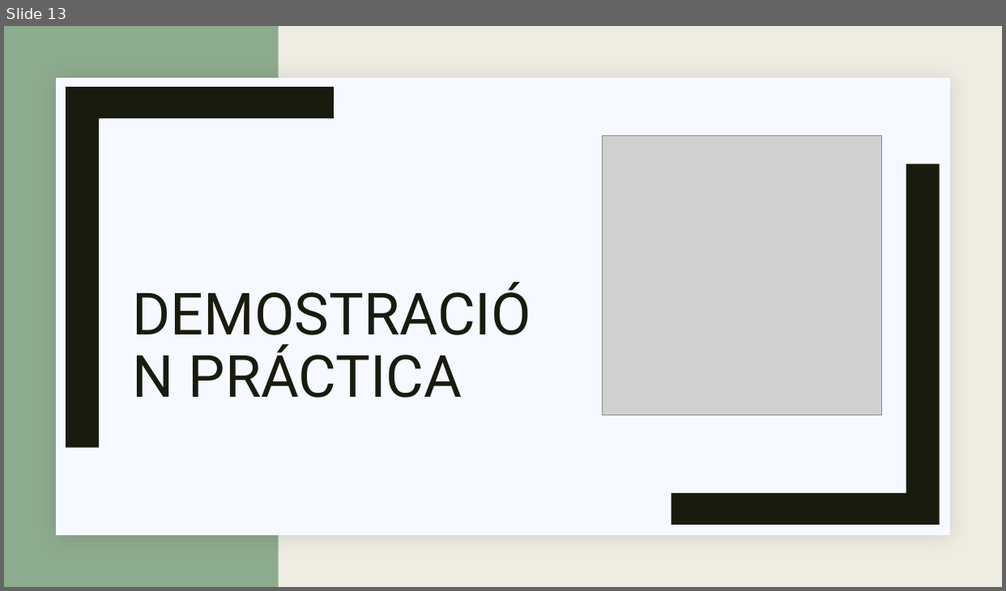
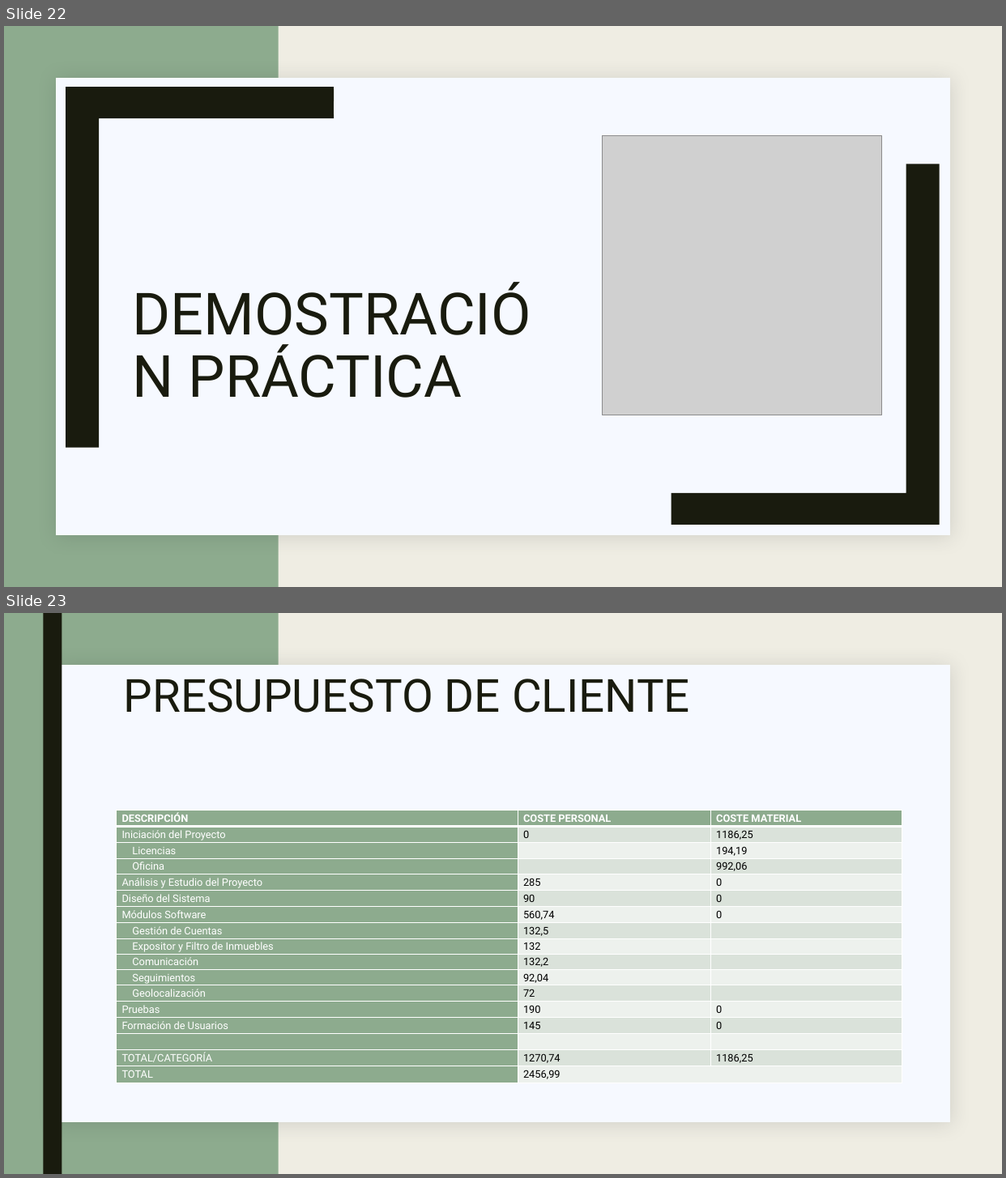
Before and after one commit to golmenero/tfg_inmobiliaria, a slide deck: MATERIAL/Defensa/Presentación.pptx. Shown one above the other, each under a label of ours: slide 13 before the commit, slides 22 and 23 after it. The pictures are 1006x591 and 1006x1178 pixels, drawn with LibreOffice and Linux fonts; fonts in the diff are those of the drawing; grey boxes stand for pictures; background and template pictures are left out. Boxes give left, top, right and bottom in pixels: in the first picture for what was removed or moved away, otherwise in the second. Text is boxed around its words. In the diff, an @@ line names an element or a change of style, - is before the commit and + after.

```diff
--- a/MATERIAL/Defensa/Presentación.pptx
+++ b/MATERIAL/Defensa/Presentación.pptx
@@ slide 23 added at <box>4,613,1002,1174</box>, background #EFEDE3; not listed: 2 template elements that a slide beside it also shows @@
@@ rectangle added at <box>43,613,62,1174</box>, fill #191B0E @@
@@ title added at <box>124,679,690,713</box>, 44 pt, text #191B0E @@
+PRESUPUESTO DE CLIENTE
@@ table added at <box>117,811,902,1084</box>, 17 rows, 3 columns @@
+DESCRIPCIÓN | COSTE PERSONAL | COSTE MATERIAL
+Iniciación del Proyecto | 0 | 1186,25
+Licencias |  | 194,19
+Oficina |  | 992,06
+Análisis y Estudio del Proyecto | 285 | 0
+Diseño del Sistema | 90 | 0
+Módulos Software | 560,74 | 0
+Gestión de Cuentas | 132,5 | 
+Expositor y Filtro de Inmuebles | 132 | 
+Comunicación | 132,2 | 
+Seguimientos | 92,04 | 
+Geolocalización | 72 | 
+Pruebas | 190 | 0
+Formación de Usuarios | 145 | 0
+ |  | 
+TOTAL/CATEGORÍA | 1270,74 | 1186,25
+TOTAL | 2456,99 | 
@@ what was slide 13 is now slide 22 @@
```
Also in this commit, not shown: 8 slides changed, 15 other slides added, 6 slides removed, 5 other files.
